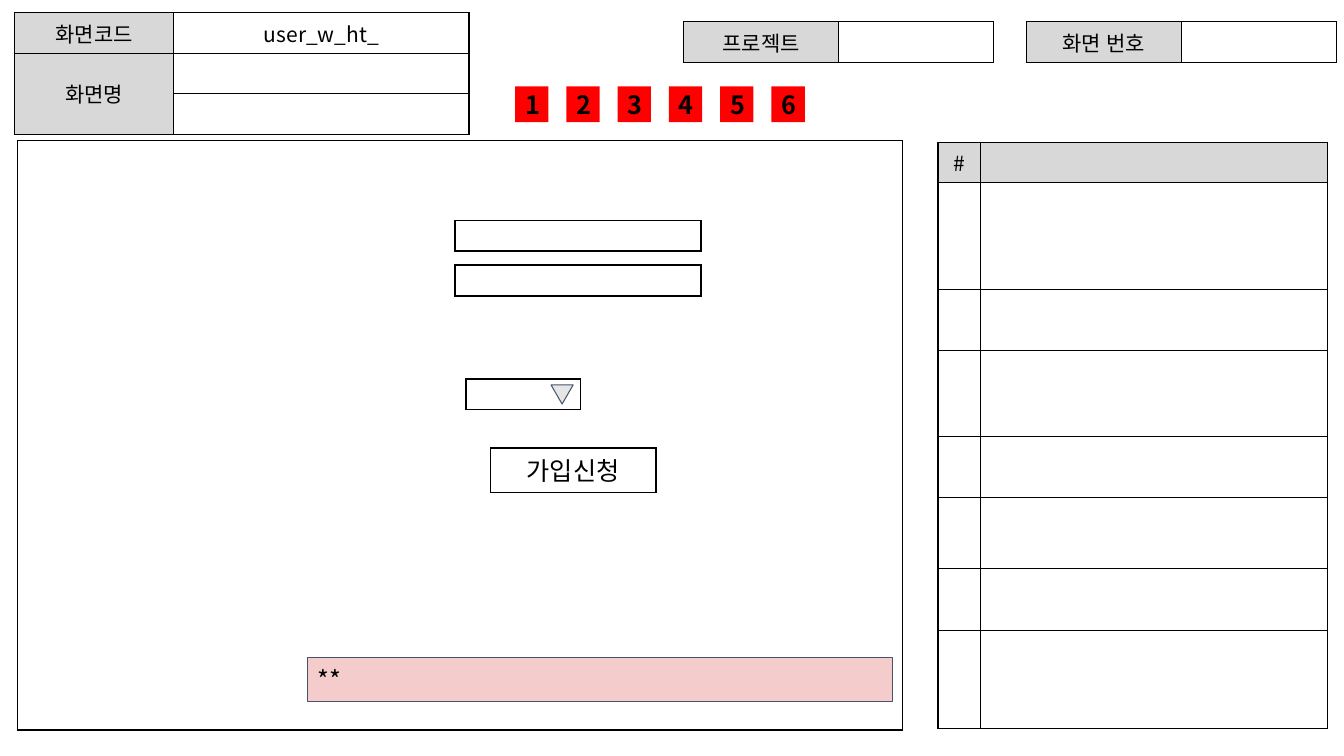
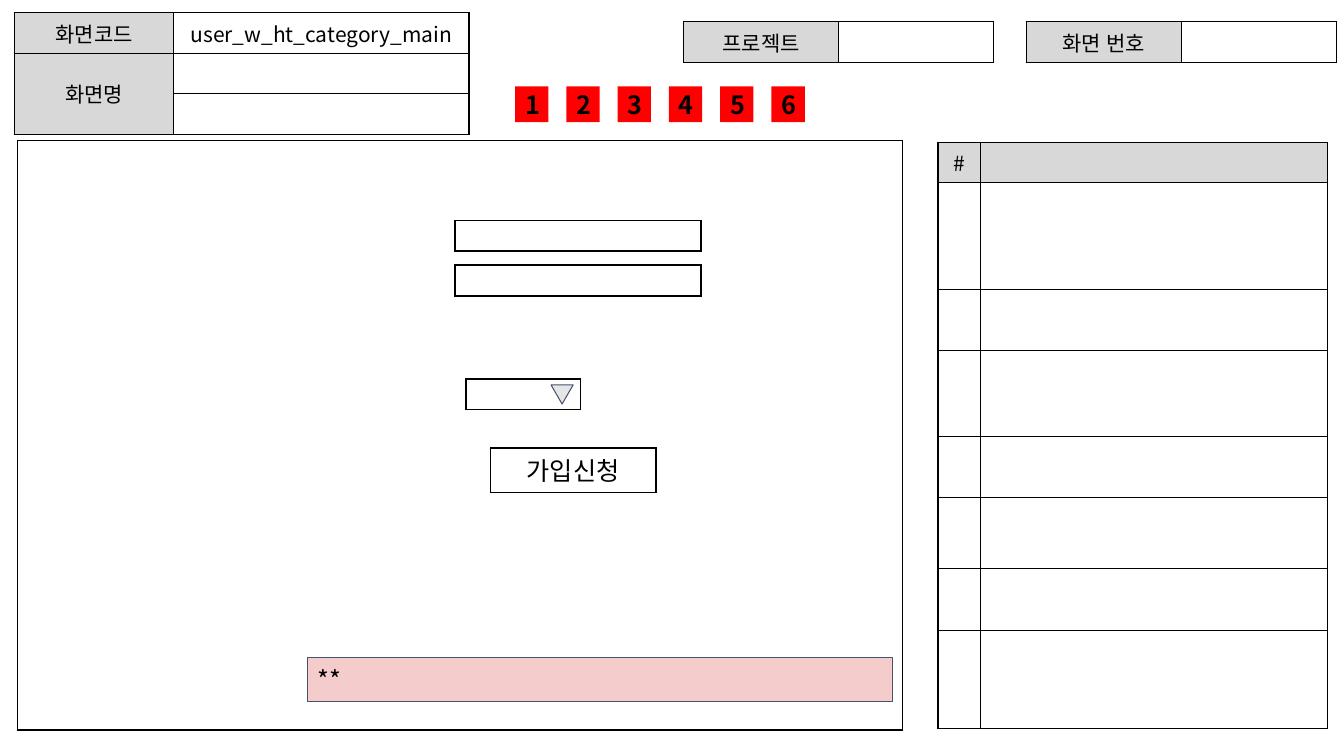
Before and after one commit to ezenteam2/EzenCrowdFunding, a slide deck: slide 4 of project03 화면설계서/project03 - 화면 설계서 - 현태.pptx. Drawn at 1344x756 pixels with LibreOffice and Linux fonts; fonts in the diff are those of the drawing. Boxes give left, top, right and bottom in pixels: in the first picture for what was removed or moved away, otherwise in the second. Text is boxed around its words. In the diff, an @@ line names an element or a change of style, - is before the commit and + after.

```diff
--- a/project03 화면설계서/project03 - 화면 설계서 - 현태.pptx
+++ b/project03 화면설계서/project03 - 화면 설계서 - 현태.pptx
@@ table at (14,13,469,119) @@
-row 1, column 2: user_w_ht_
+row 1, column 2: user_w_ht_category_main
```
Also in this commit, not shown: 15 other slides changed, 2 slides removed, 1 other file.
